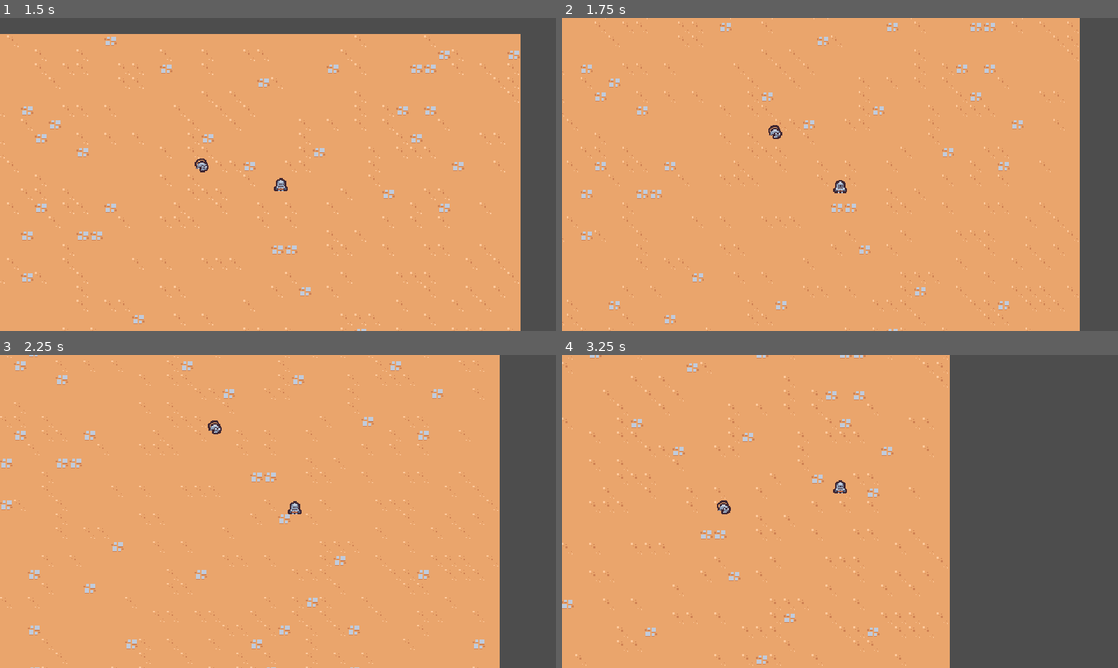
Above: before the commit, frames 1-4 (two rows, left to right).
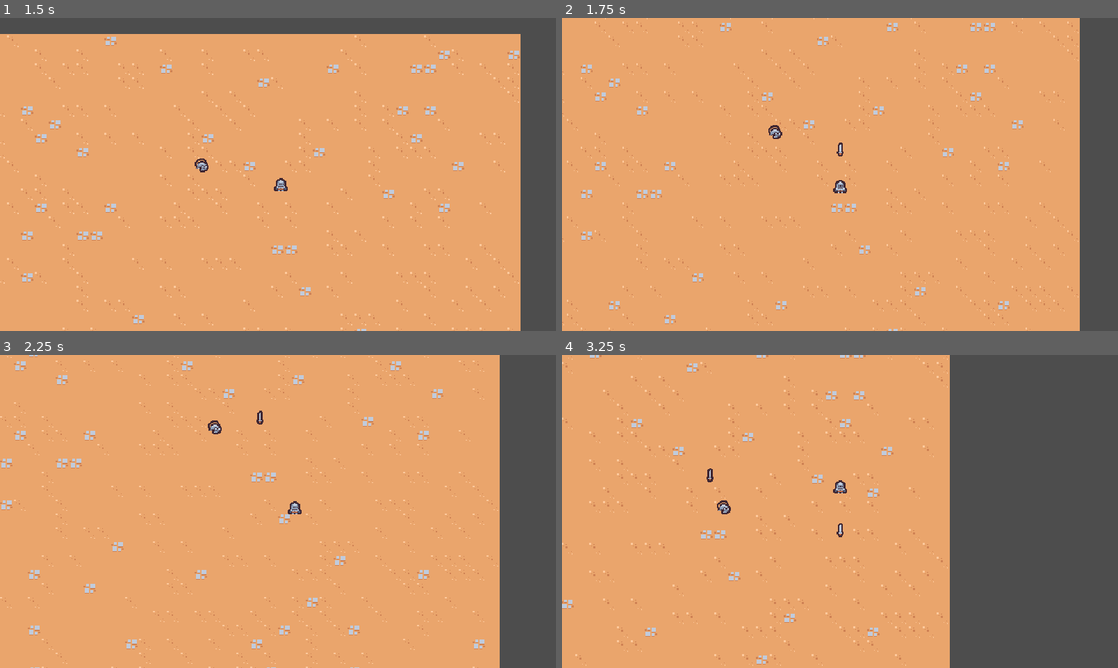
Above: after the commit, the same moments.

Repository: rafariossaa/godot_2d_survival_tutorial
Game: Godot game, scene res://scenes/main/main.tscn
The game is run twice, just before and just after one commit, with the same random seed, the same clock (stepped at 60 frames per second) and the same inputs.
Inputs:
- Up to frame 1 (1.5 s): hold Right (move_right) 0.53-1.28 s; hold Down (move_down) from 1.28 s (still down)
- Up to frame 2 (1.75 s): keep holding Down (move_down)
- Up to frame 3 (2.25 s): release Down (move_down) at 2.03 s; hold Right (move_right) from 2.03 s (still down)
- Up to frame 4 (3.25 s): release Right (move_right) at 2.78 s; hold Up (move_up) from 2.78 s (still down)

Frame 1 is identical in both runs. In frame 2, less than 0.1% of the frame differs, in the area x 49-51%, y 39-45%; in frame 3, less than 0.1%; in frame 4, less than 0.1%, in the area x 26-51%, y 36-59%.

Commit message:
Lesson 08- Creating first sword ability

Diff:
--- /dev/null
+++ b/scenes/ability/sword_ability/sword_ability.tscn
@@ -0,0 +1,10 @@
+[gd_scene load_steps=2 format=3 uid="uid://bc45hdijsswv4"]
+
+[ext_resource type="Texture2D" uid="uid://df7y03mjii5g7" path="res://scenes/ability/sword_ability/sword.png" id="1_4bleg"]
+
+[node name="SwordAbility" type="Node2D"]
+
+[node name="Sprite2D" type="Sprite2D" parent="."]
+rotation = -0.00303619
+texture = ExtResource("1_4bleg")
+offset = Vector2(0, -4)
--- /dev/null
+++ b/scenes/ability/sword_ability_controller/sword_ability_controller.gd
@@ -0,0 +1,21 @@
+# Spawn the sword in a automatic fashion
+
+
+extends Node
+
+@export var sword_ability: PackedScene
+
+
+# Called when the node enters the scene tree for the first time.
+func _ready():
+	$Timer.timeout.connect(on_timer_timeout)
+
+
+func on_timer_timeout():
+	var player = get_tree().get_first_node_in_group("player") as Node2D
+	if player == null:
+		return
+
+	var sword_instance = sword_ability.instantiate() as Node2D
+	player.get_parent().add_child(sword_instance)
+	sword_instance.global_position = player.global_position
--- /dev/null
+++ b/scenes/ability/sword_ability_controller/sword_ability_controller.tscn
@@ -0,0 +1,12 @@
+[gd_scene load_steps=3 format=3 uid="uid://l7127mvj12x8"]
+
+[ext_resource type="Script" path="res://scenes/ability/sword_ability_controller/sword_ability_controller.gd" id="1_qxrwl"]
+[ext_resource type="PackedScene" uid="uid://bc45hdijsswv4" path="res://scenes/ability/sword_ability/sword_ability.tscn" id="2_vjgcl"]
+
+[node name="SwordAbilityController" type="Node"]
+script = ExtResource("1_qxrwl")
+sword_ability = ExtResource("2_vjgcl")
+
+[node name="Timer" type="Timer" parent="."]
+wait_time = 1.5
+autostart = true
--- a/scenes/player/player.tscn
+++ b/scenes/player/player.tscn
@@ -1,7 +1,8 @@
-[gd_scene load_steps=4 format=3 uid="uid://baujaeh0ajd1p"]
+[gd_scene load_steps=5 format=3 uid="uid://baujaeh0ajd1p"]
 
 [ext_resource type="Script" path="res://scenes/player/player.gd" id="1_bnnwf"]
 [ext_resource type="Texture2D" uid="uid://c6pxinpgthkeb" path="res://scenes/player/player.png" id="1_v66fg"]
+[ext_resource type="PackedScene" uid="uid://l7127mvj12x8" path="res://scenes/ability/sword_ability_controller/sword_ability_controller.tscn" id="2_7qamy"]
 
 [sub_resource type="CircleShape2D" id="CircleShape2D_35s31"]
 radius = 5.0
@@ -10,6 +11,10 @@
 collision_layer = 0
 script = ExtResource("1_bnnwf")
 
+[node name="AbilityManager" type="Node" parent="."]
+
+[node name="SwordAbilityController" parent="AbilityManager" instance=ExtResource("2_7qamy")]
+
 [node name="Sprite2D" type="Sprite2D" parent="."]
 texture = ExtResource("1_v66fg")
 offset = Vector2(0, -8)
Binary file added: scenes/ability/sword_ability/sword.png
Not shown, added: scenes/ability/sword_ability/sword.png.import
